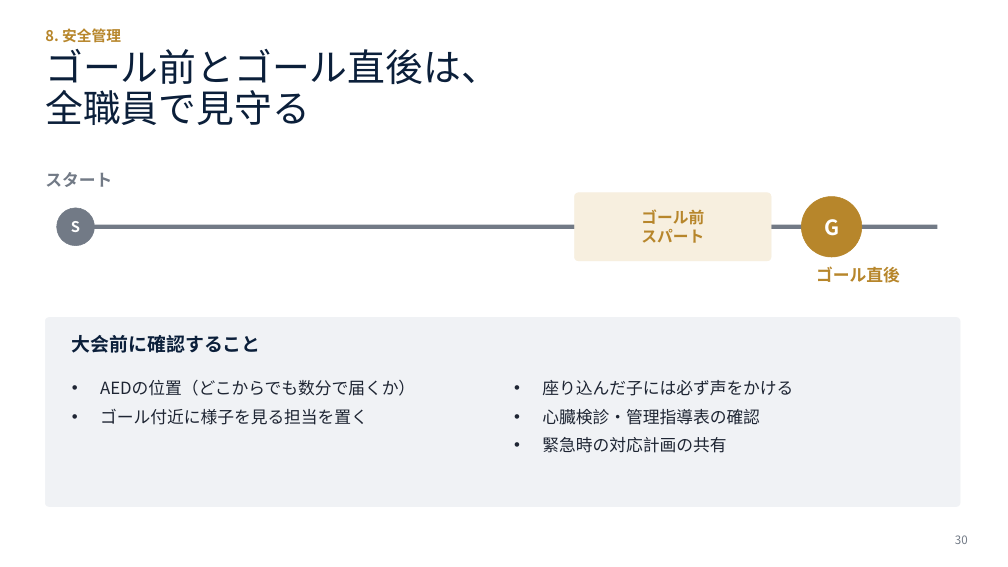
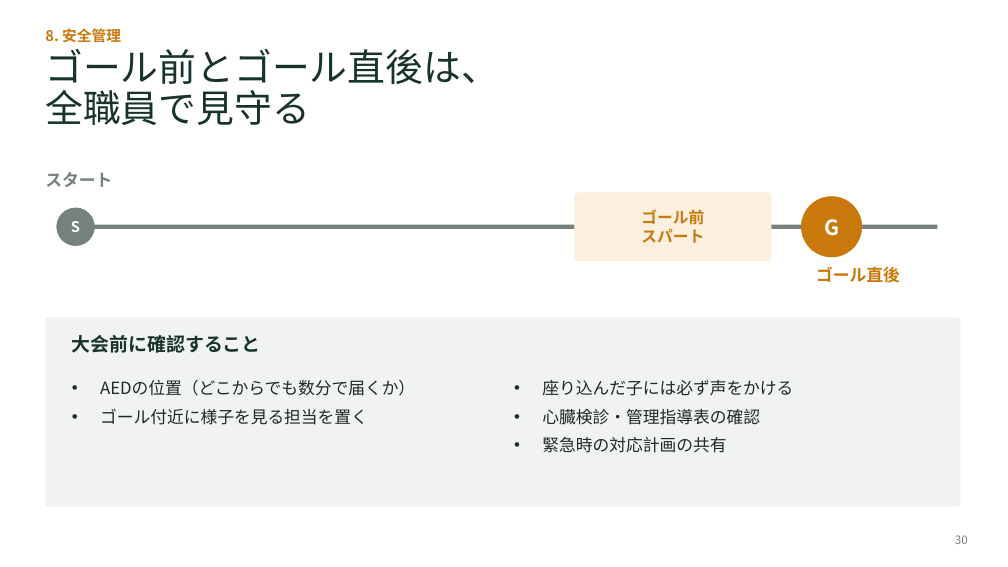
Before and after one commit to yokotaka21-cmyk/slide-longrun, a slide deck: slide 30 of マラソン大会に向けて_講義スライド.pptx. Drawn at 1008x567 pixels with LibreOffice and Linux fonts; fonts in the diff are those of the drawing. Boxes give left, top, right and bottom in pixels: in the first picture for what was removed or moved away, otherwise in the second. Text is boxed around its words. In the diff, an @@ line names an element or a change of style, - is before the commit and + after.

```diff
--- a/マラソン大会に向けて_講義スライド.pptx
+++ b/マラソン大会に向けて_講義スライド.pptx
@@ title "ゴール前とゴール直後は、" at <box>45,49,499,125</box>: text colour #0B1F3A to #17332A @@
@@ rounded rectangle at <box>575,193,771,261</box>: fill #F7EFDF to #FBF0DE; outline #F7EFDF 0.5 pt to #FBF0DE 0.5 pt @@
@@ ellipse at <box>802,197,862,257</box>: fill #B7862B to #C9790C; outline #B7862B 0.5 pt to #C9790C 0.5 pt @@
@@ line (68, 227) - (938, 227): stroke #727A86 4 pt to #75817A 4 pt @@
@@ text colour #B7862B to #C9790C in 3 elements at <box>45,28,121,43</box>, <box>641,209,704,243</box>, <box>816,266,900,283</box> @@
@@ rounded rectangle at <box>45,318,960,507</box>: fill #F0F2F5 to #F0F3F0; outline #F0F2F5 0.5 pt to #F0F3F0 0.5 pt @@
@@ text "大会前に確認すること" at <box>72,335,261,353</box>: text colour #0B1F3A to #17332A @@
@@ text "座り込んだ子には必ず声をかける" at <box>542,380,793,453</box>: text colour #1E2533 to #1F2A25 @@
```
Also in this commit, not shown: 31 other slides changed, 3 other files.
